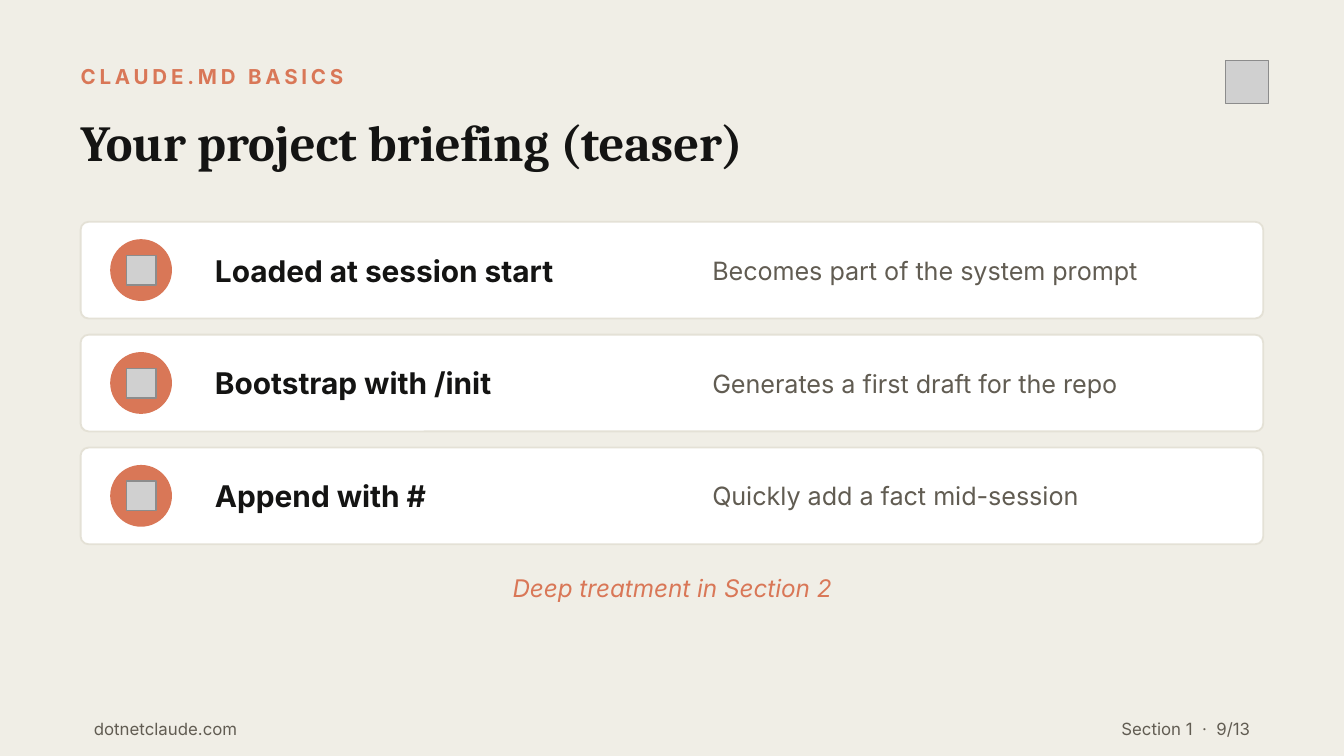
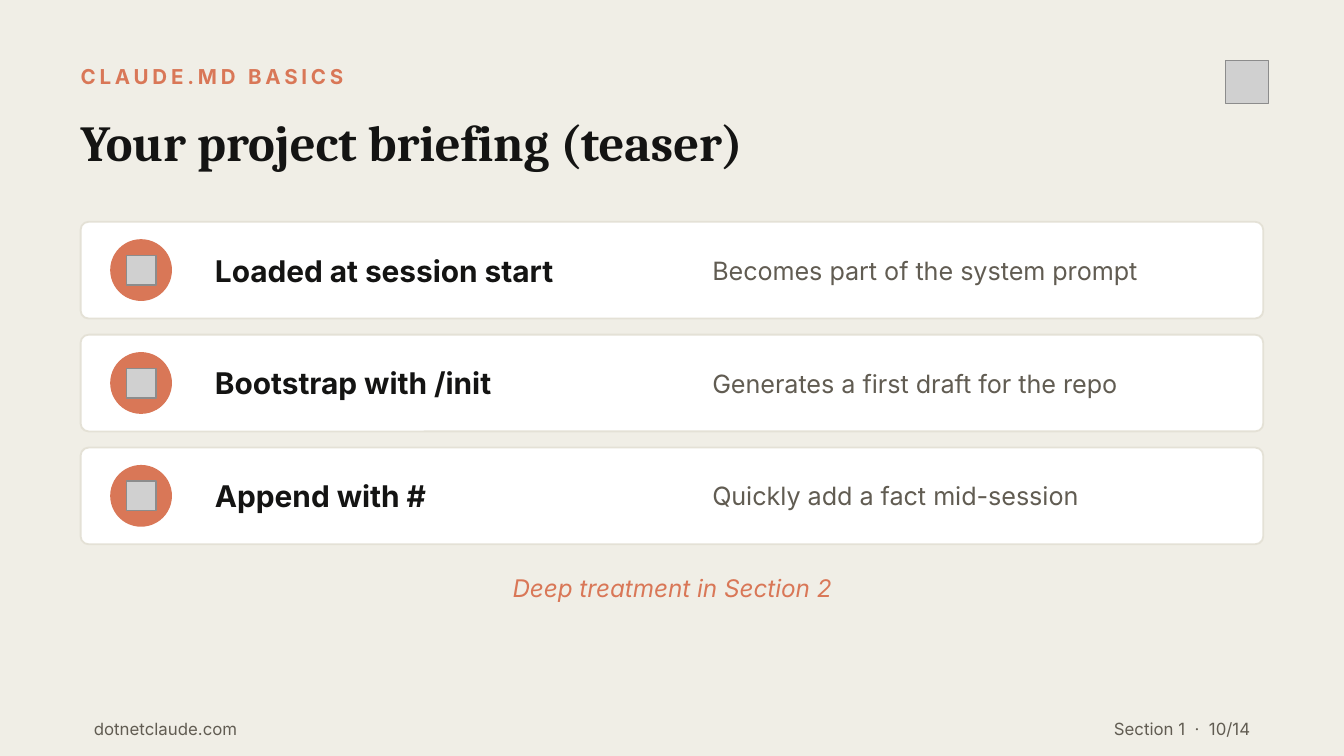
Before and after one commit to cwoodruff/dotnet-claude-workshop-content, a slide deck: slide 10 of decks/Day 1/Section1-Foundations-Claude-Code-CLI.pptx (slide 9 before the commit). Drawn at 1344x756 pixels with LibreOffice and Linux fonts; fonts in the diff are those of the drawing; grey boxes stand for pictures. Boxes give left, top, right and bottom in pixels: in the first picture for what was removed or moved away, otherwise in the second. Text is boxed around its words. In the diff, an @@ line names an element or a change of style, - is before the commit and + after.

```diff
--- a/decks/Day 1/Section1-Foundations-Claude-Code-CLI.pptx
+++ b/decks/Day 1/Section1-Foundations-Claude-Code-CLI.pptx
@@ text at (x1=1114, y1=722, x2=1250, y2=737): text changed @@
-Section 1 · 9/13
+Section 1 · 10/14
```
Also in this commit, not shown: 12 other slides changed, 1 slide added, 1 other file.
